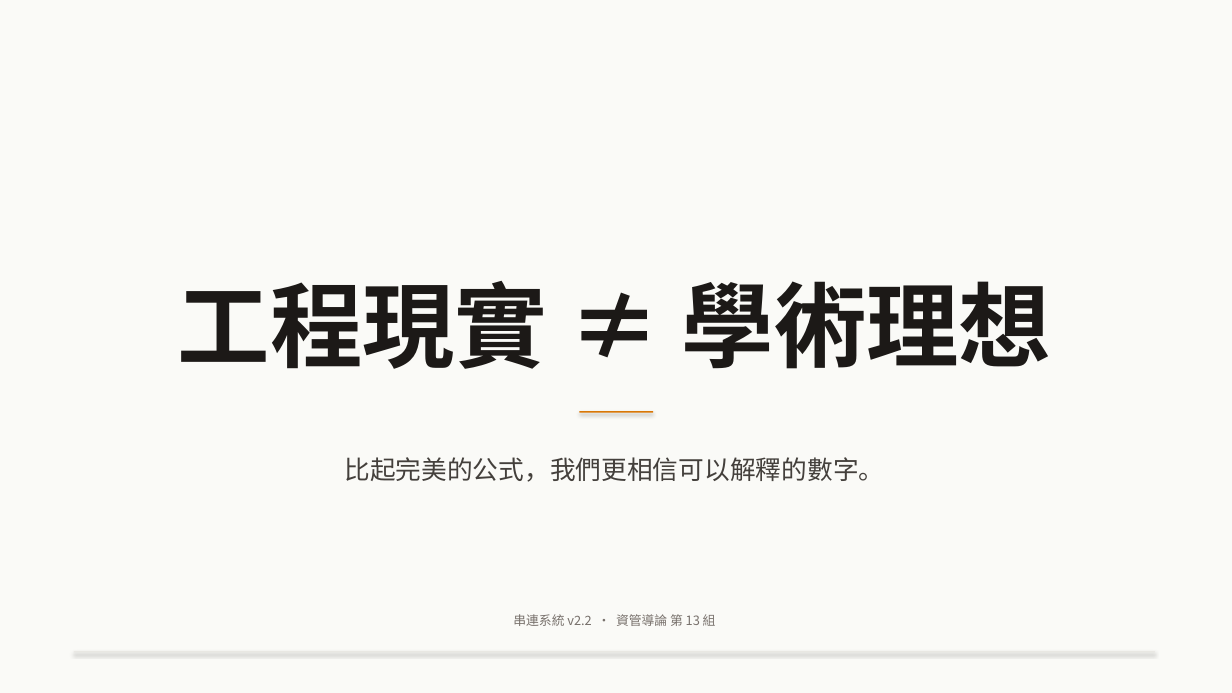
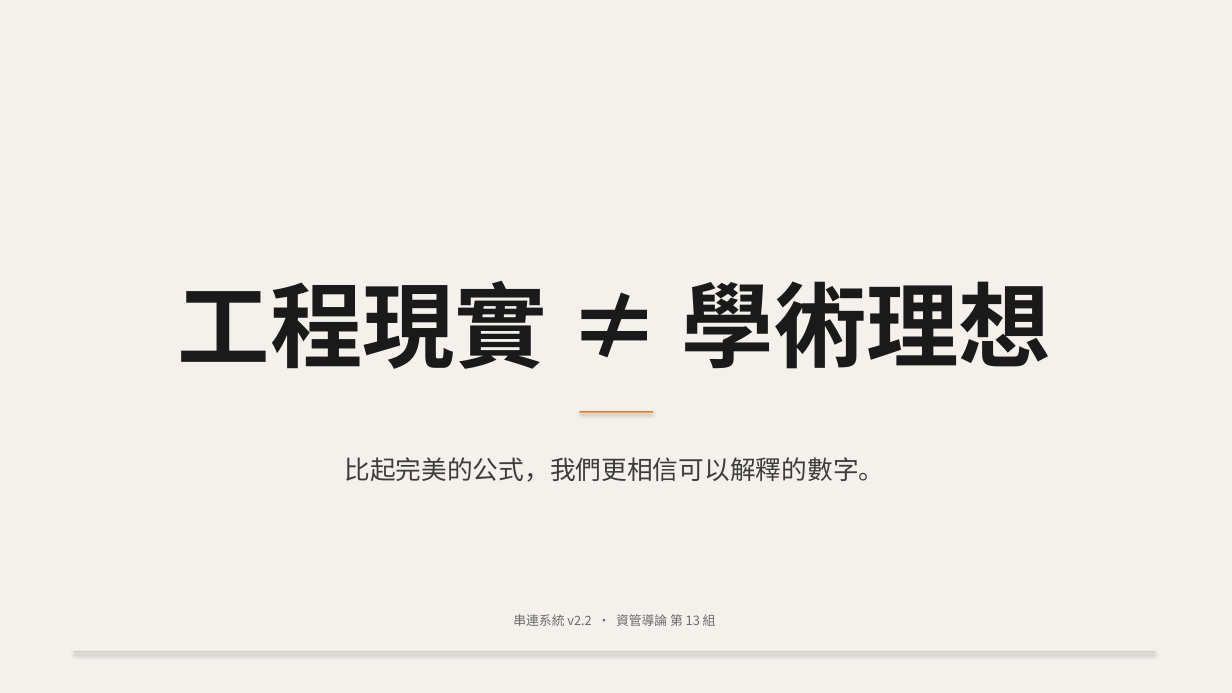
Before and after one commit to Peter2594/chuanlien-system-v2, a slide deck: slide 16 of docs/串連系統_簡報.pptx. Drawn at 1232x693 pixels with LibreOffice and Linux fonts; fonts in the diff are those of the drawing. Boxes give left, top, right and bottom in pixels: in the first picture for what was removed or moved away, otherwise in the second. Text is boxed around its words. In the diff, an @@ line names an element or a change of style, - is before the commit and + after.

```diff
--- a/docs/串連系統_簡報.pptx
+++ b/docs/串連系統_簡報.pptx
@@ rectangle at (0, 0, 1232, 693): fill #FAFAF7 to #F4F1ED @@
@@ rectangle at (579, 411, 653, 413): fill #D97706 to #E67E22 @@
@@ rectangle at (74, 652, 1155, 653): fill #E7E5E0 to #C8C2B7 @@
```
Also in this commit, not shown: 15 other slides changed, 1 other file.
